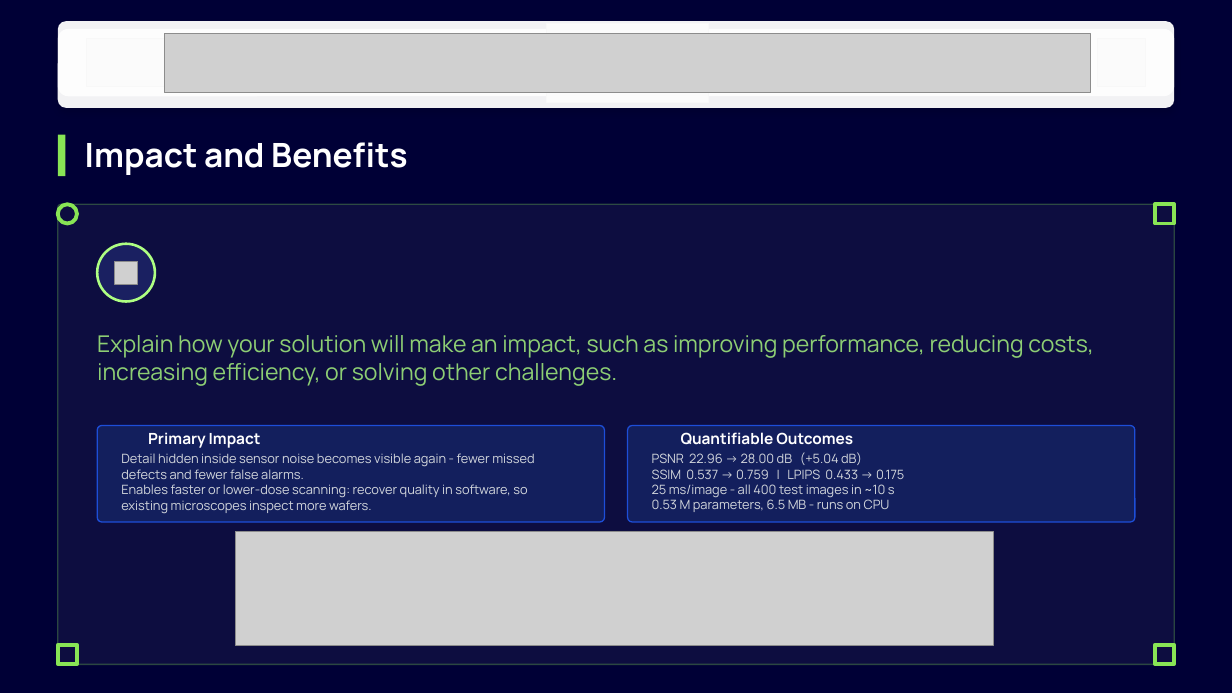
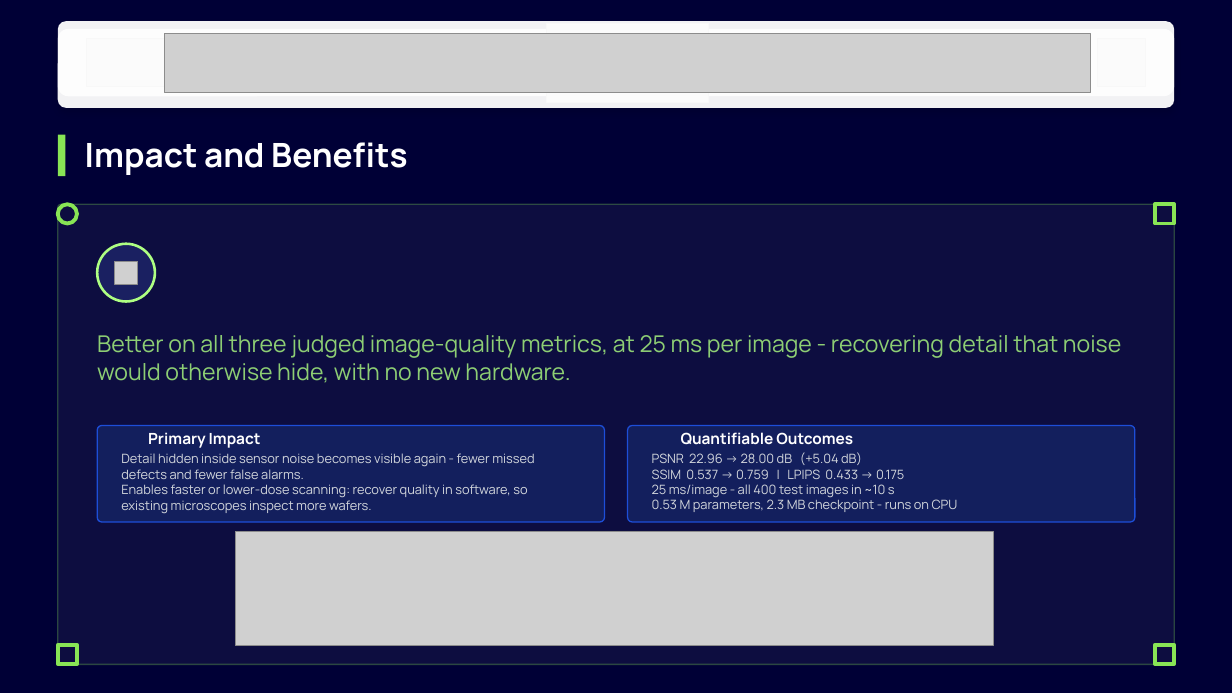
Before and after one commit to prakharbajaj1551/semicon-image-restoration, a slide deck: slide 6 of BYTE BRIGADE_PS01.pptx. Drawn at 1232x693 pixels with LibreOffice and Linux fonts; fonts in the diff are those of the drawing; grey boxes stand for pictures; background and template pictures are left out; a plain dark background stands for a picture behind light text. Boxes give left, top, right and bottom in pixels: in the first picture for what was removed or moved away, otherwise in the second. Text is boxed around its words. In the diff, an @@ line names an element or a change of style, - is before the commit and + after.

Commit message:
Replace the template's instruction text with actual answers
Every slide shipped with a prompt telling the author what to write -
'Provide a brief summary of your idea', 'Describe your idea in detail' and
so on. Those lines were still in place and are the most prominent text on
each slide, so judges would have read the instructions rather than the
submission. Each is now a one-line answer to the question it asked, and
two slide titles lost their instructional suffix.

Also corrected two claims that survived from earlier drafts: the model is
0.53 M parameters with a 2.3 MB inference checkpoint, not 6.5 MB, and the
residual design strongly constrains hallucination rather than making it
impossible.

```diff
--- a/BYTE BRIGADE_PS01.pptx
+++ b/BYTE BRIGADE_PS01.pptx
@@ text at bbox=[97, 335, 1121, 383]: text changed @@
-Explain how your solution will make an impact, such as improving performance, reducing costs, increasing efficiency, or solving other challenges.
+Better on all three judged image-quality metrics, at 25 ms per image - recovering detail that noise would otherwise hide, with no new hardware.
@@ text at bbox=[652, 497, 958, 512]: text changed @@
-0.53 M parameters, 6.5 MB - runs on CPU
+0.53 M parameters, 2.3 MB checkpoint - runs on CPU
```
Also in this commit, not shown: 6 other slides changed, 1 other file.
